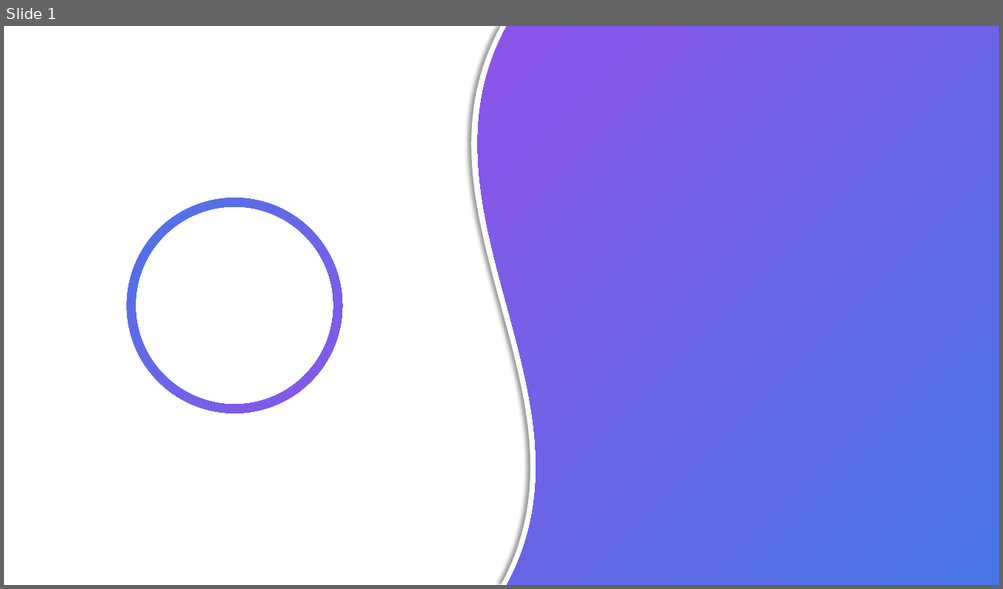
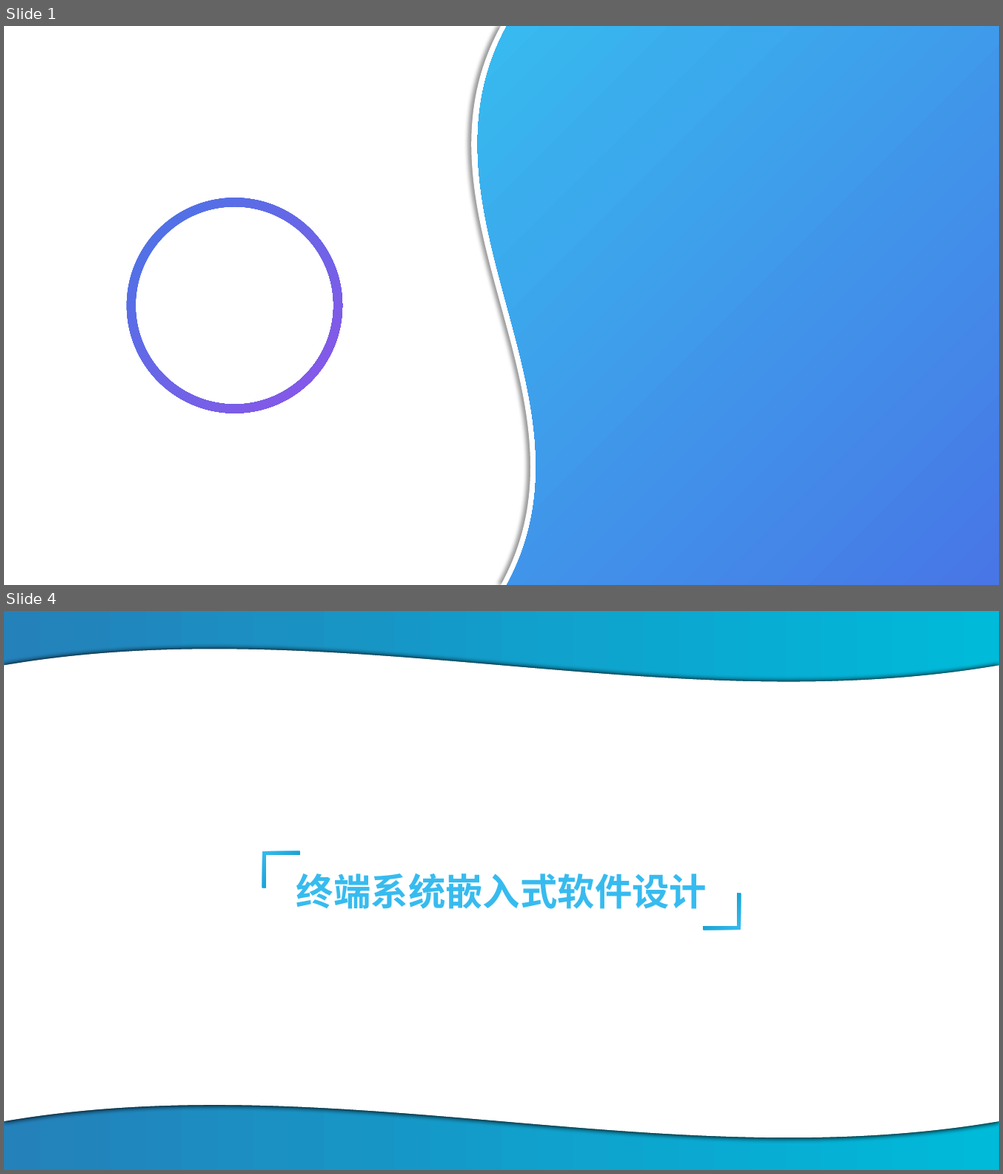
Before and after one commit to zyldgd/Graduation_Project, a slide deck: Thesis/ppt/论文答辩.pptx. Shown one above the other, each under a label of ours: slide 1 before the commit, slides 1 and 4 after it; the slides between them are not shown. The pictures are 1003x589 and 1003x1174 pixels, drawn with LibreOffice and Linux fonts; fonts in the diff are those of the drawing. Boxes give left, top, right and bottom in pixels: in the first picture for what was removed or moved away, otherwise in the second. Text is boxed around its words. In the diff, an @@ line names an element or a change of style, - is before the commit and + after.

```diff
--- a/Thesis/ppt/论文答辩.pptx
+++ b/Thesis/ppt/论文答辩.pptx
@@ slide 4 added at <box>4,611,999,1170</box>, background gradient #00BADA to #2481BA @@
@@ wave added at <box>4,648,999,1139</box>, fill #FFFFFF @@
@@ freeform shape added at <box>262,851,300,889</box>, fill gradient #37BBEF to #008FBE @@
@@ text added at <box>296,874,706,909</box>, 36 pt, text gradient #2481BA to #37BBEF, bold @@
+终端系统嵌入式软件设计
@@ freeform shape added at <box>703,894,741,930</box>, fill gradient #37BBEF to #008FBE @@
@@ slide 1 changed as well @@
@@ freeform shape at <box>478,26,999,585</box>: fill gradient #4876E6 to #8D54E9 to gradient #4876E6 to #37BBEF @@
```
Also in this commit, not shown: 26 other slides added, 1 slide removed, 1 other file.
